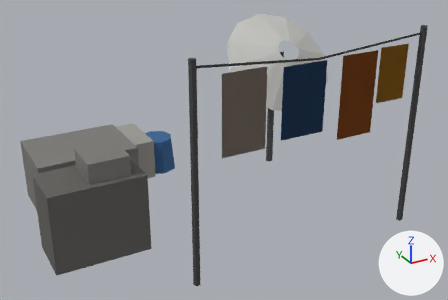
One commit to the glTF model apps/game/public/models/props/rooftop_clutter.glb: the scene before it, then after it.
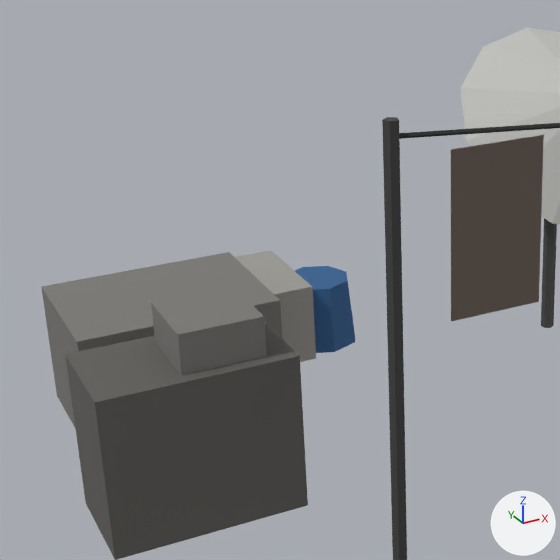
There are two pictures of each version: one whole from a camera (50 mm lens) standing at (-2.21, -4.07, 2.5) and looking at (-0.01, -0.07, 0.5), one close up on the part from 0% to 61% of the width and 0% to 92% of the height. Lighting does not change. The marker at lower right points along +X, +Y and +Z. The older version's two pictures come first. Vertices at exactly the same position are counted once.

In view in the first close-up: 'rooftop_clutter'.
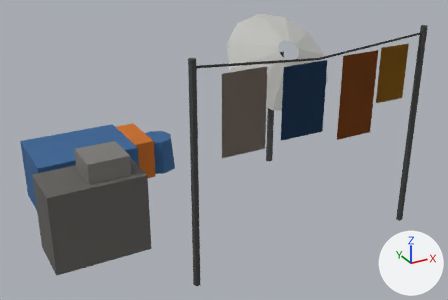
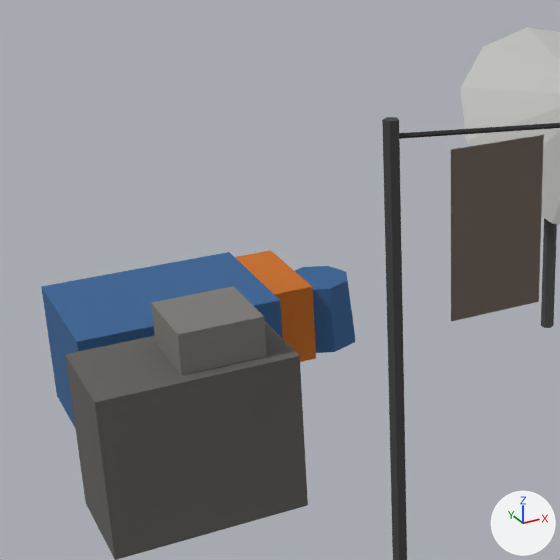
The change, as JSON lines over the scene's bpy script:
```json
{"block": "me_rooftop_clutter", "where": "me_rooftop_clutter.from_pydata(...)  # 142 vertices, 196 faces; spans x -1.5..1.3, y -0.97..1.2, z 0.0..1.55"}
{"block": "me_rooftop_clutter", "where": "# used by ob_rooftop_clutter; location = (0.0, 0.0, 0.0)"}
{"block": "me_rooftop_clutter", "change": "me_rooftop_clutter part 1: 12 faces centred in x -1.4..-0.6, y 0.3..0.9, z 0.0..0.5 are repainted in the vertex colours; the middle colour goes from grey #8a8884 to blue #3b6ea5"}
{"block": "me_rooftop_clutter", "change": "me_rooftop_clutter part 2: 12 faces centred in x -0.8..-0.3, y 0.7..1.2, z 0.0..0.35 are repainted in the vertex colours; the middle colour goes from grey #b0aea8 to orange #e07a1f"}
```

Where the change shows, as pixel boxes (x1, y1, x2, y2) in the close-ups (560 x 560 px):
```json
{"part": 1, "of": "me_rooftop_clutter", "change": "recoloured", "before": [41, 252, 283, 427], "after": [41, 252, 283, 427], "on screen": "grey to blue"}
{"part": 2, "of": "me_rooftop_clutter", "change": "recoloured", "before": [235, 250, 316, 362], "after": [235, 250, 316, 362], "on screen": "grey to orange"}
```
